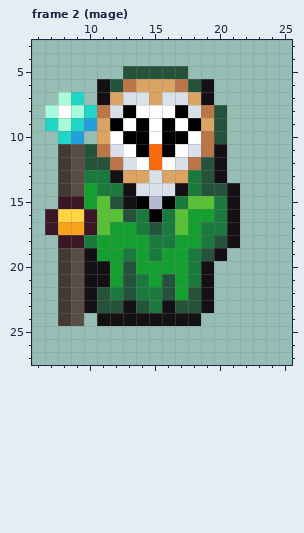
Two versions of one pixel-art file, editables/owls.aseprite. The first picture shows the starting point.
32x32 pixels, 5 frames. Shown: frame 2 (mage): x 6..25, y 3..27. The commit also changed other frames, which this record leaves out.
After the commit:
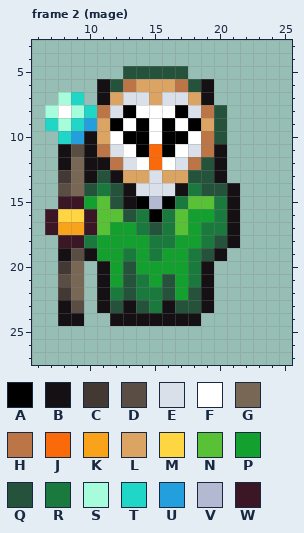
Palette (. is transparent): A #000000  B #141013  C #423934  D #5a4e44  E #dae0ea  F #ffffff  G #796755  H #bb7547  J #fa6a0a  K #f9a31b  L #dba463  M #ffd541  N #59c135  P #14a02e  Q #24523b  R #1a7a3e  S #a6fcdb  T #20d6c7  U #249fde  V #b3b9d1  W #3b1725
What changed:
Frame 2 (mage), layer "sword":
The author put colour B in row 10 at x 10.
Colour C becomes colour B in rows 11 to 12 at x 8; in row 19 at x 8; in rows 23 to 24 at x 8.
Colour D becomes colour B in row 24 at x 9.
Colour Q becomes colour B in row 11 at x 10; in row 12 at x 10 to 11; in rows 22 to 23 at x 11.
Colour R becomes colour B in row 13 at x 10.
Colour C becomes colour D in row 14 at x 8; in row 21 at x 8.
Colour D becomes colour G in rows 12 to 14 at x 9; in rows 20 to 22 at x 9.
Colour P becomes colour Q in row 14 at x 10.
Colour R becomes colour Q in row 13 at x 11 and 18; in row 14 at x 12.
Colour B is gone in rows 20 to 23 at x 10; in row 24 at x 11.
Boxes around the changes in both pictures, in picture pixels (x1, y1, x2, y2):
changed: (58, 131, 123, 196)
changed: (188, 170, 201, 183)
changed: (58, 248, 110, 326)
